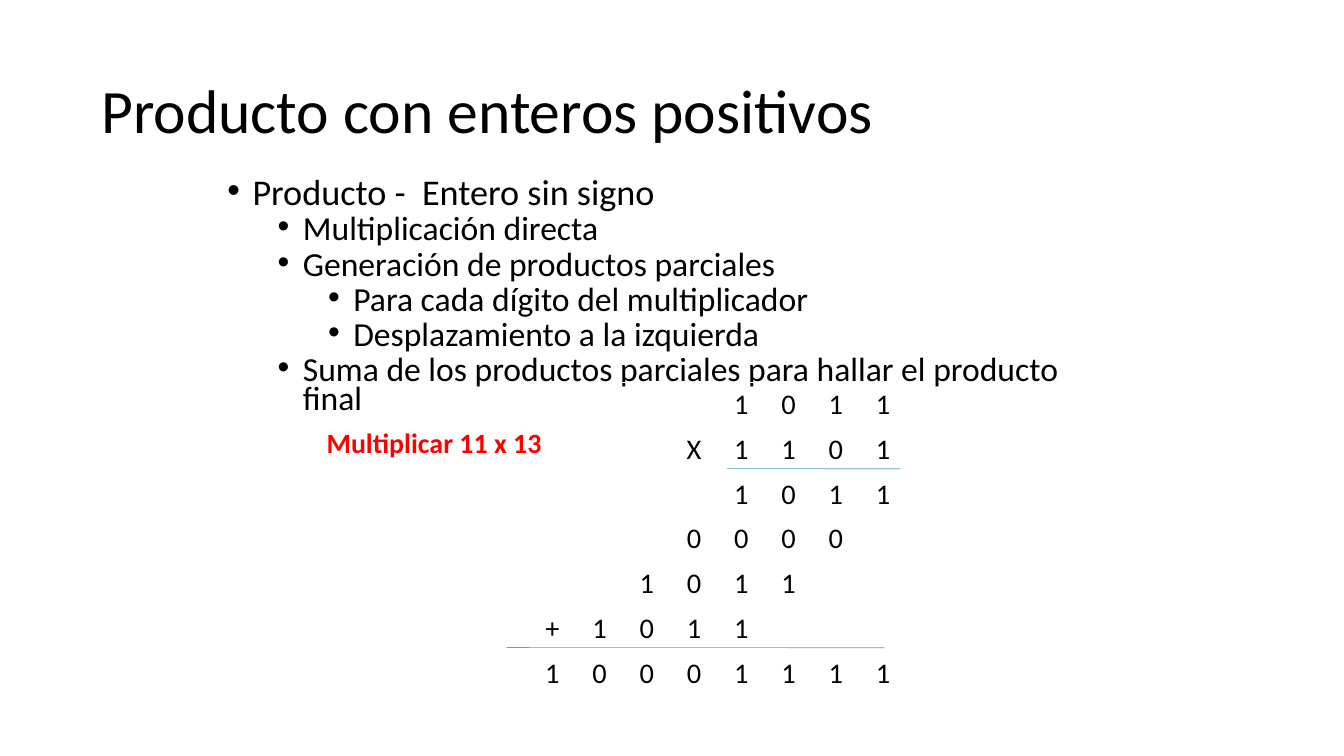
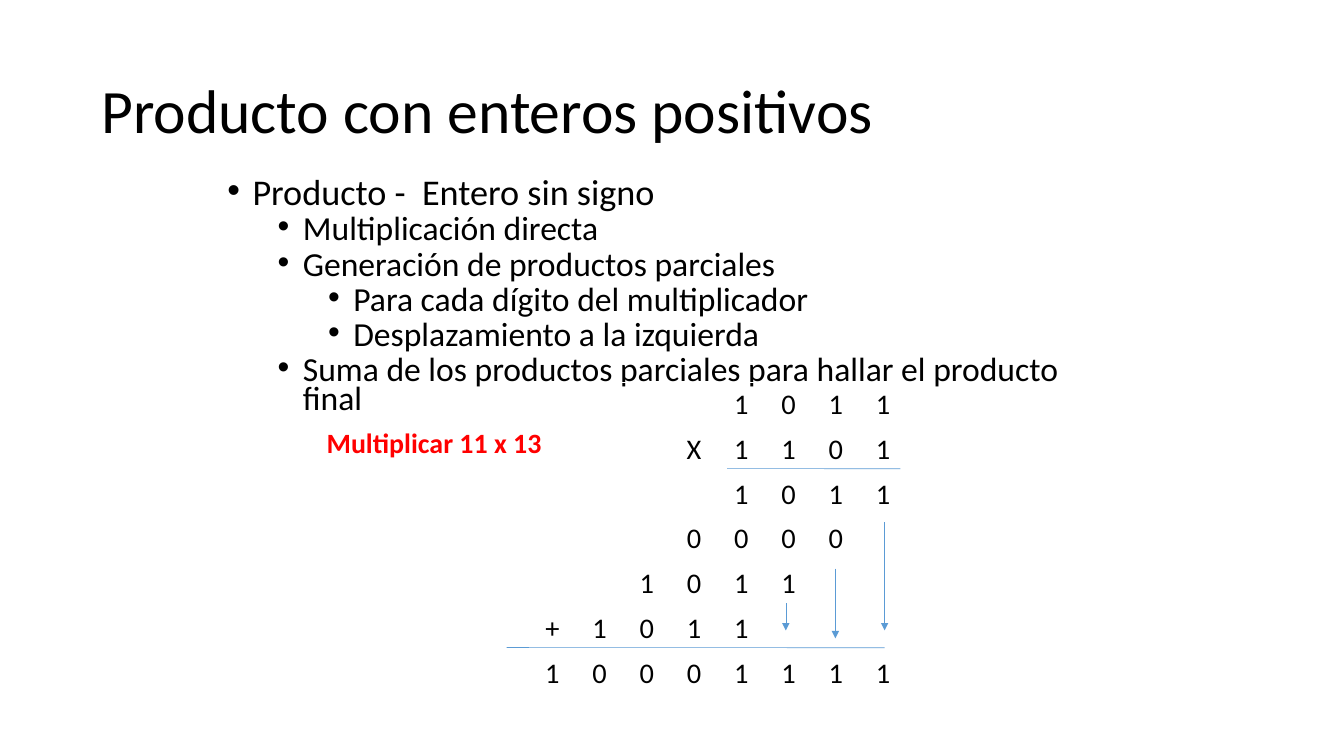
Before and after one commit to CesarLopez-Profe/Fundamentos_Programacion, a slide deck: slide 11 of Slides/3_Aritmetica_del_computador.pptx (slide 10 before the commit). Drawn at 1344x756 pixels with LibreOffice and Linux fonts; fonts in the diff are those of the drawing; background and template pictures are left out. Boxes give left, top, right and bottom in pixels: in the first picture for what was removed or moved away, otherwise in the second. Text is boxed around its words. In the diff, an @@ line names an element or a change of style, - is before the commit and + after.

```diff
--- a/Slides/3_Aritmetica_del_computador.pptx
+++ b/Slides/3_Aritmetica_del_computador.pptx
@@ arrow added from (885, 522) to (885, 631), #5B9BD5 0.5 pt @@
@@ arrow added from (835, 568) to (835, 639), #5B9BD5 0.5 pt @@
@@ arrow added from (786, 603) to (786, 631), #5B9BD5 0.5 pt @@
```
Also in this commit, not shown: 3 other slides changed, 1 slide added, 2 other files.
